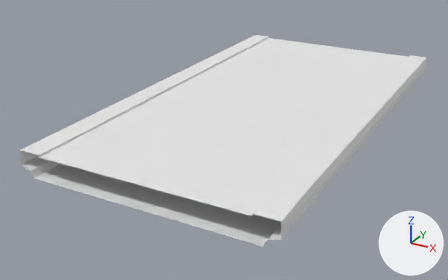
The OBJ model mesh/34/br4_elevated_segment-1_HC.obj: old version first, new version second.
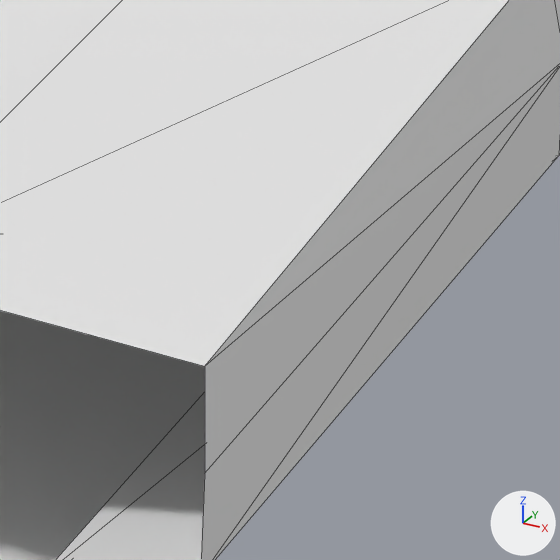
Each version appears first whole from a camera (50 mm lens) standing at (37.2, -79.7, 31.1) and looking at (-4.1, -4.6, -6.5), and next in a close-up on the part from 59% to 70% of the width and 68% to 85% of the height. Every picture has the same lights, and +X, +Y and +Z are marked at lower right. The close-ups show mesh edges as thin lines. Where no turn or scale is listed for an object, it has been applied to the vertices.

Script lines for the objects in view, before the commit:
```python
me_br4_elevated_segment_1_hc = bpy.data.meshes.new('br4_elevated_segment-1_HC')
me_br4_elevated_segment_1_hc.from_pydata(...)  # 144 vertices, 256 faces; spans x -17.2..17.2, y -32.0..32.0, z -3.4..0.0
me_br4_elevated_segment_1_hc.materials.append(mat_material_002)  # white #e7e7e7
ob_br4_elevated_segment_1_hc = bpy.data.objects.new('br4_elevated_segment-1_HC', me_br4_elevated_segment_1_hc)
ob_br4_elevated_segment_1_hc.location = (0.0, 0.0, 0.0)
```
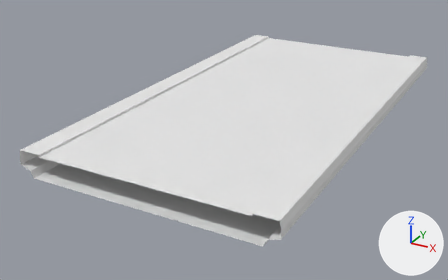
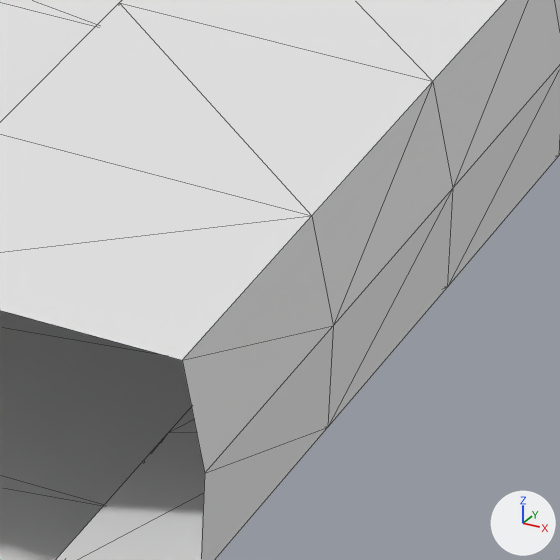
Changed parts and their boxes [x1, y1, x2, y2] in the close-ups (560 x 560 px):
part 1 of me_br4_elevated_segment_1_hc, built on: before [0, 0, 560, 472]; after [0, 0, 560, 560]

Diff of the bpy script that builds the scene:
```diff
--- a/mesh/34/br4_elevated_segment-1_HC.obj.py
+++ b/mesh/34/br4_elevated_segment-1_HC.obj.py
@@ me_br4_elevated_segment_1_hc @@
 # used by ob_br4_elevated_segment_1_hc; location = (0.0, 0.0, 0.0)
-me_br4_elevated_segment_1_hc.from_pydata(...)  # 144 vertices, 256 faces; spans x -17.2..17.2, y -32.0..32.0, z -3.4..0.0
+me_br4_elevated_segment_1_hc.from_pydata(...)  # 400 vertices, 768 faces; spans x -17.2..17.2, y -32.0..32.0, z -3.4..0.0
+# me_br4_elevated_segment_1_hc part 1: 1 vertex removed from x 17.2, y -32.0, z 0.0; 257 vertices added at x -17.2..17.2, y -32.0..29.3, z -3.4..0.0
 me_br4_elevated_segment_1_hc.materials.append(mat_material_002)
```
